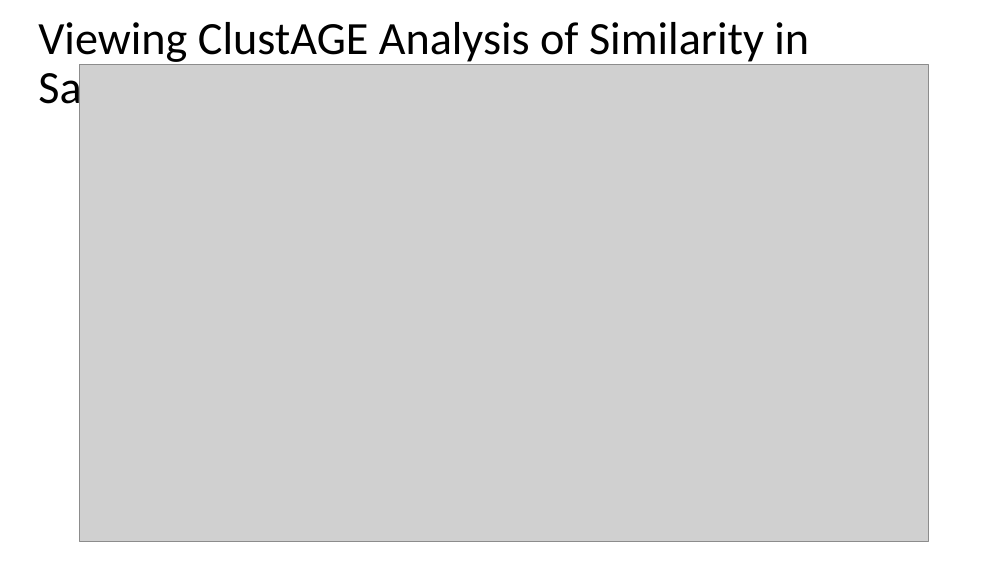
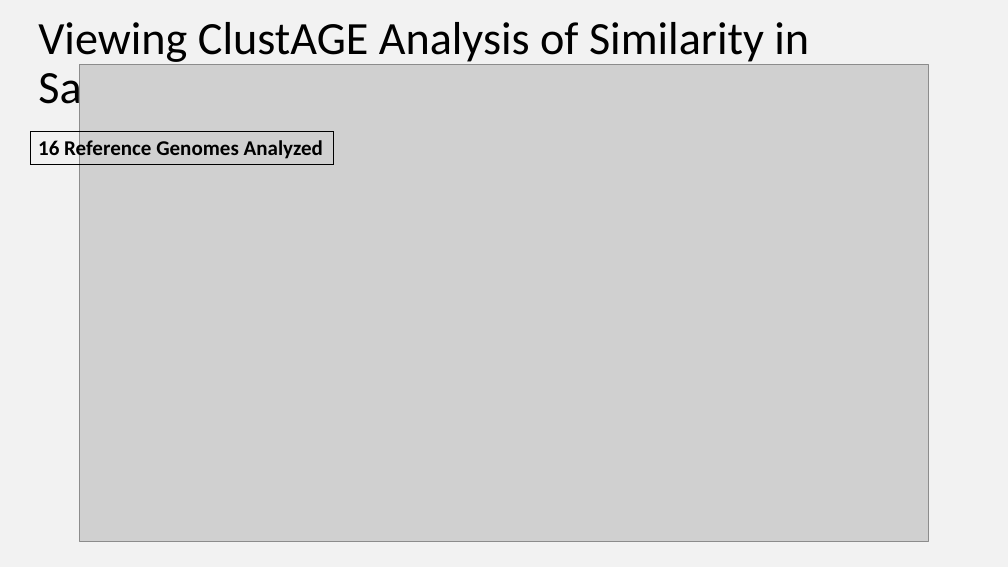
Before and after one commit to Yale-EEB723/finalproject, a slide deck: slide 17 of 190425_Verdegaal_EEB723_project.pptx (slide 16 before the commit). Drawn at 1008x567 pixels with LibreOffice and Linux fonts; fonts in the diff are those of the drawing; grey boxes stand for pictures. Boxes give left, top, right and bottom in pixels: in the first picture for what was removed or moved away, otherwise in the second. Text is boxed around its words. In the diff, an @@ line names an element or a change of style, - is before the commit and + after.

```diff
--- a/190425_Verdegaal_EEB723_project.pptx
+++ b/190425_Verdegaal_EEB723_project.pptx
@@ background #FFFFFF to #F2F2F2 @@
@@ rectangle added at (x1=31, y1=132, x2=334, y2=165), outline #000000 0.75 pt, 20 pt, text #000000, bold @@
+16 Reference Genomes Analyzed
```
Also in this commit, not shown: 19 other slides changed, 4 slides added, 2 slides removed, 6 other files.
